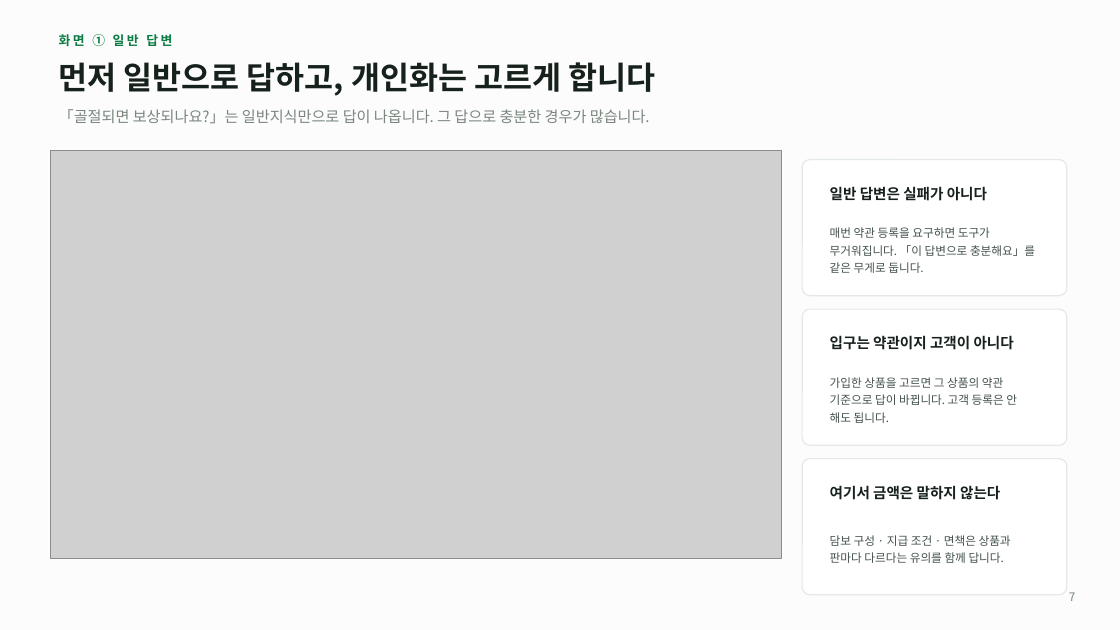
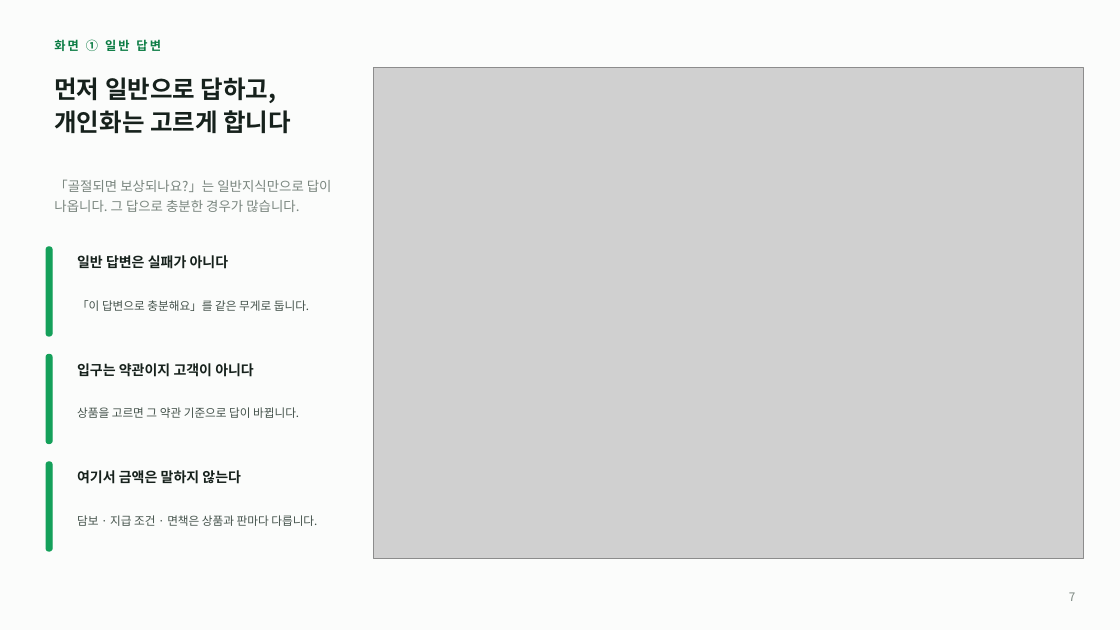
Before and after one commit to acathy870928-hash/chacha6377, a slide deck: slide 7 of docs/Insurance_AI_상담설계.pptx. Drawn at 1120x630 pixels with LibreOffice and Linux fonts; fonts in the diff are those of the drawing; grey boxes stand for pictures. Boxes give left, top, right and bottom in pixels: in the first picture for what was removed or moved away, otherwise in the second. Text is boxed around its words. In the diff, an @@ line names an element or a change of style, - is before the commit and + after.

```diff
--- a/docs/Insurance_AI_상담설계.pptx
+++ b/docs/Insurance_AI_상담설계.pptx
@@ text "먼저 일반으로 답하고, 개인화는 고르게 ..." at (54,77,291,134): size 27 to 21 pt; line spacing 1 to 28pt @@
@@ text "화면 ① 일반 답변" at (54,39,161,51): size 11 to 10.5 pt, letter spacing 2 to 1.8 pt @@
@@ picture added at (374,68,1084,559) @@
@@ text "「골절되면 보상되나요?」는 일반지식만으로 답이 나옵니다. ...": place and size @@
-text "「골절되면 보상되나요?」는 일반지식만으로 답이 나옵니다. ..." at (59,109,650,123)
+text "「골절되면 보상되나요?」는 일반지식만으로 답이 나옵니다. ..." at (54,179,332,212)
@@ text "「골절되면 보상되나요?」는 일반지식만으로 답이 나옵니다. ..." at (54,179,332,212): size 13 to 11.5 pt; line spacing 1 to 17pt @@
@@ picture removed at (50,150,781,558) @@
@@ rounded rectangle removed at (802,160,1067,296) @@
@@ rounded rectangle added at (46,247,52,336), fill #14A05A, outline #14A05A 1 pt @@
@@ text "일반 답변은 실패가 아니다": place and size @@
-text "일반 답변은 실패가 아니다" at (830,186,987,201)
+text "일반 답변은 실패가 아니다" at (77,255,229,269)
@@ text at (77,300,309,311): text changed @@
-매번 약관 등록을 요구하면 도구가 무거워집니다. 「이 답변으로 충분해요」를 같은 무게로 둡니다.
+「이 답변으로 충분해요」를 같은 무게로 둡니다.
@@ rounded rectangle removed at (802,309,1067,445) @@
@@ rounded rectangle added at (46,355,52,444), fill #14A05A, outline #14A05A 1 pt @@
@@ text "입구는 약관이지 고객이 아니다": place and size @@
-text "입구는 약관이지 고객이 아니다" at (830,335,1014,350)
+text "입구는 약관이지 고객이 아니다" at (77,363,254,377)
@@ text at (77,407,299,418): text changed @@
-가입한 상품을 고르면 그 상품의 약관 기준으로 답이 바뀝니다. 고객 등록은 안 해도 됩니다.
+상품을 고르면 그 약관 기준으로 답이 바뀝니다.
@@ rounded rectangle added at (46,462,52,551), fill #14A05A, outline #14A05A 1 pt @@
@@ size 12.5 to 12 pt in 3 elements at (77,255,229,269), (77,363,254,377), (77,470,241,484) @@
@@ text "여기서 금액은 말하지 않는다": place and size @@
-text "여기서 금액은 말하지 않는다" at (830,485,1000,500)
+text "여기서 금액은 말하지 않는다" at (77,470,241,484)
@@ rounded rectangle removed at (802,459,1067,595) @@
@@ text at (77,515,317,526): text changed @@
-담보 구성 · 지급 조건 · 면책은 상품과 판마다 다르다는 유의를 함께 답니다.
+담보 · 지급 조건 · 면책은 상품과 판마다 다릅니다.
```
Also in this commit, not shown: 6 other slides changed, 5 other files.
